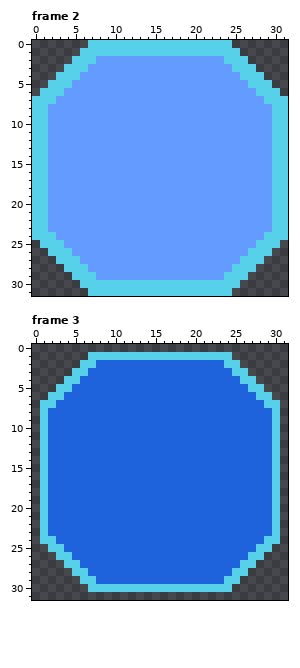
Edited in one commit: pixel-art file (Art/Interface.aseprite). The first picture shows the starting point.
32x32 pixels, 3 frames. Shown: frame 2, frame 3.
After the commit:
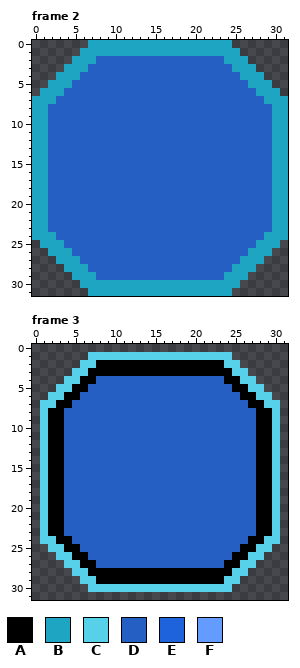
Palette (. is transparent): A #000000  B #1da5c2  C #57d0e9  D #265fc3  E #1f63dc  F #639bff
The edit:
Changed rows in their new state; - is an unchanged pixel.
Frame 2, layer "Button":
first column x 0:
 0 -------BBBBBBBBBBBBBBBBBB-------
 1 ------BBBBBBBBBBBBBBBBBBBB------
 2 -----BBBDDDDDDDDDDDDDDDDBBB-----
 3 ----BBBDDDDDDDDDDDDDDDDDDBBB----
 4 ---BBBDDDDDDDDDDDDDDDDDDDDBBB---
 5 --BBBDDDDDDDDDDDDDDDDDDDDDDBBB--
 6 -BBBDDDDDDDDDDDDDDDDDDDDDDDDBBB-
 7 BBBDDDDDDDDDDDDDDDDDDDDDDDDDDBBB
 8 BBDDDDDDDDDDDDDDDDDDDDDDDDDDDDBB
 9 BBDDDDDDDDDDDDDDDDDDDDDDDDDDDDBB
10 BBDDDDDDDDDDDDDDDDDDDDDDDDDDDDBB
11 BBDDDDDDDDDDDDDDDDDDDDDDDDDDDDBB
12 BBDDDDDDDDDDDDDDDDDDDDDDDDDDDDBB
13 BBDDDDDDDDDDDDDDDDDDDDDDDDDDDDBB
14 BBDDDDDDDDDDDDDDDDDDDDDDDDDDDDBB
15 BBDDDDDDDDDDDDDDDDDDDDDDDDDDDDBB
16 BBDDDDDDDDDDDDDDDDDDDDDDDDDDDDBB
17 BBDDDDDDDDDDDDDDDDDDDDDDDDDDDDBB
18 BBDDDDDDDDDDDDDDDDDDDDDDDDDDDDBB
19 BBDDDDDDDDDDDDDDDDDDDDDDDDDDDDBB
20 BBDDDDDDDDDDDDDDDDDDDDDDDDDDDDBB
21 BBDDDDDDDDDDDDDDDDDDDDDDDDDDDDBB
22 BBDDDDDDDDDDDDDDDDDDDDDDDDDDDDBB
23 BBDDDDDDDDDDDDDDDDDDDDDDDDDDDDBB
24 BBBDDDDDDDDDDDDDDDDDDDDDDDDDDBBB
25 -BBBDDDDDDDDDDDDDDDDDDDDDDDDBBB-
26 --BBBDDDDDDDDDDDDDDDDDDDDDDBBB--
27 ---BBBDDDDDDDDDDDDDDDDDDDDBBB---
28 ----BBBDDDDDDDDDDDDDDDDDDBBB----
29 -----BBBDDDDDDDDDDDDDDDDBBB-----
30 ------BBBBBBBBBBBBBBBBBBBB------
31 -------BBBBBBBBBBBBBBBBBB-------
Frame 3, layer "Button":
first column x 2:
 2 ------AAAAAAAAAAAAAAAA------
 3 -----AAAAAAAAAAAAAAAAAA-----
 4 ----AADDDDDDDDDDDDDDDDAA----
 5 ---AADDDDDDDDDDDDDDDDDDAA---
 6 --AADDDDDDDDDDDDDDDDDDDDAA--
 7 -AADDDDDDDDDDDDDDDDDDDDDDAA-
 8 AADDDDDDDDDDDDDDDDDDDDDDDDAA
 9 AADDDDDDDDDDDDDDDDDDDDDDDDAA
10 AADDDDDDDDDDDDDDDDDDDDDDDDAA
11 AADDDDDDDDDDDDDDDDDDDDDDDDAA
12 AADDDDDDDDDDDDDDDDDDDDDDDDAA
13 AADDDDDDDDDDDDDDDDDDDDDDDDAA
14 AADDDDDDDDDDDDDDDDDDDDDDDDAA
15 AADDDDDDDDDDDDDDDDDDDDDDDDAA
16 AADDDDDDDDDDDDDDDDDDDDDDDDAA
17 AADDDDDDDDDDDDDDDDDDDDDDDDAA
18 AADDDDDDDDDDDDDDDDDDDDDDDDAA
19 AADDDDDDDDDDDDDDDDDDDDDDDDAA
20 AADDDDDDDDDDDDDDDDDDDDDDDDAA
21 AADDDDDDDDDDDDDDDDDDDDDDDDAA
22 AADDDDDDDDDDDDDDDDDDDDDDDDAA
23 AADDDDDDDDDDDDDDDDDDDDDDDDAA
24 -AADDDDDDDDDDDDDDDDDDDDDDAA-
25 --AADDDDDDDDDDDDDDDDDDDDAA--
26 ---AADDDDDDDDDDDDDDDDDDAA---
27 ----AADDDDDDDDDDDDDDDDAA----
28 -----AAAAAAAAAAAAAAAAAA-----
29 ------AAAAAAAAAAAAAAAA------
Boxes around the changes in both pictures, in picture pixels (x1, y1, x2, y2):
changed: (32, 40, 288, 296)
changed: (48, 360, 272, 584)
